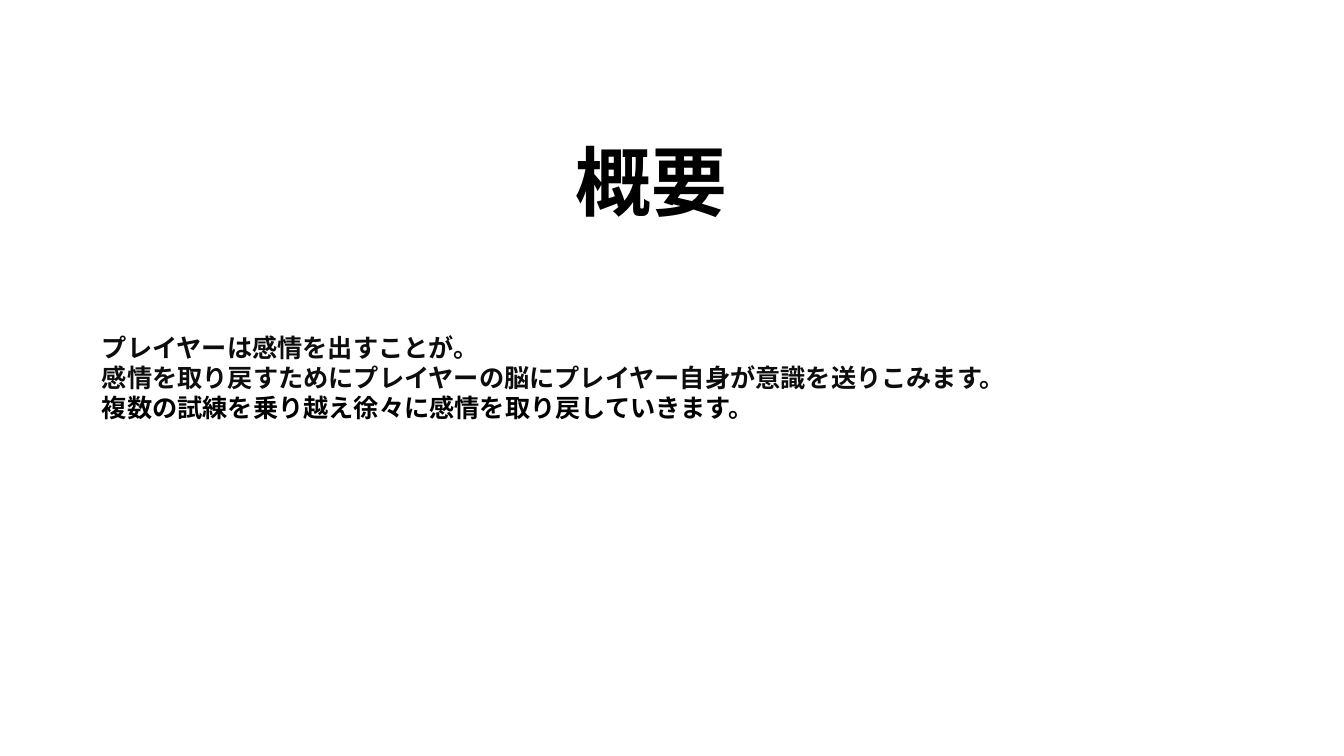
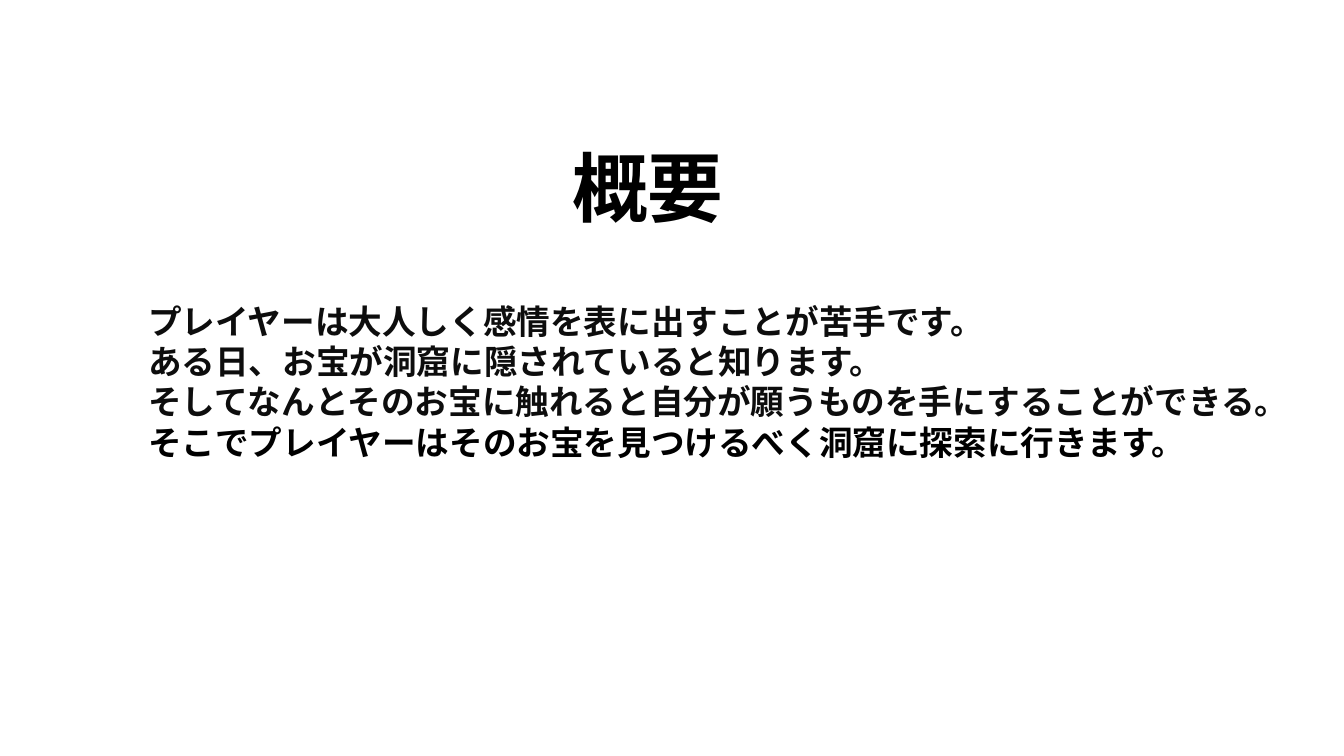
Before and after one commit to kirinokazuto/adventure, a slide deck: slide 3 of 企画書.pptx. Drawn at 1344x756 pixels with LibreOffice and Linux fonts; fonts in the diff are those of the drawing. Boxes give left, top, right and bottom in pixels: in the first picture for what was removed or moved away, otherwise in the second. Text is boxed around its words. In the diff, an @@ line names an element or a change of style, - is before the commit and + after.

Commit message:
企画書概要内容完成

```diff
--- a/企画書.pptx
+++ b/企画書.pptx
@@ text "概要": place and size @@
-text "概要" at [576, 145, 727, 217]
+text "概要" at [572, 151, 723, 223]
@@ text at [148, 305, 1288, 458]: text changed; size 18 to 24 pt @@
-プレイヤーは感情を出すことが。
-感情を取り戻すためにプレイヤーの脳にプレイヤー自身が意識を送りこみます。
-複数の試練を乗り越え徐々に感情を取り戻していきます。
+プレイヤーは大人しく感情を表に出すことが苦手です。
+ある日、お宝が洞窟に隠されていると知ります。
+そしてなんとそのお宝に触れると自分が願うものを手にすることができる。
+そこでプレイヤーはそのお宝を見つけるべく洞窟に探索に行きます。
```
Also in this commit, not shown: 2 other slides changed, 4 slides added, 1 slide removed, 1 other file.
